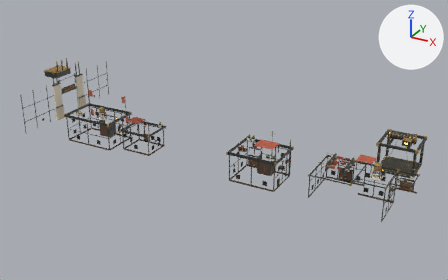
The glTF model godot/assets/kit/town/lower_set.glb, before and after one commit.
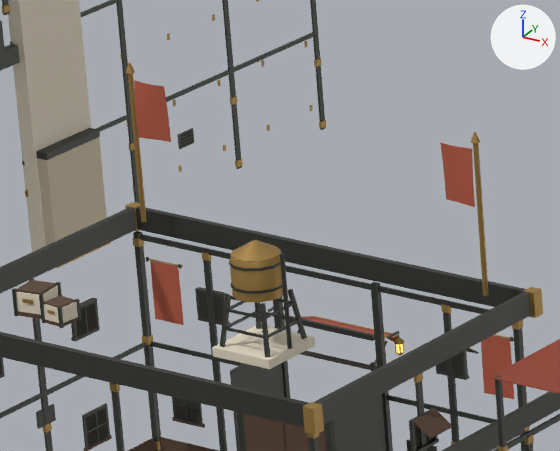
There are two pictures of each version: one whole from a 50 mm camera at (67.0, -114.4, 59.1) aimed at (4.3, -0.5, 2.2), one close up on the part from 17% to 30% of the width and 29% to 46% of the height. The axes (+X, +Y, +Z) are drawn at upper right. The lights are the same throughout. The first two pictures are the older version. Vertices at exactly the same position are counted once.

Objects in the first close-up: 'lower_set'.
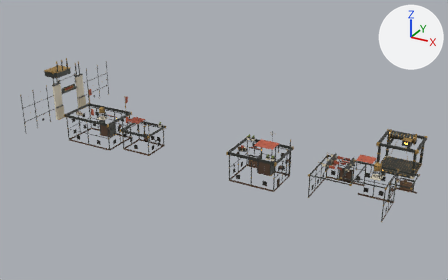
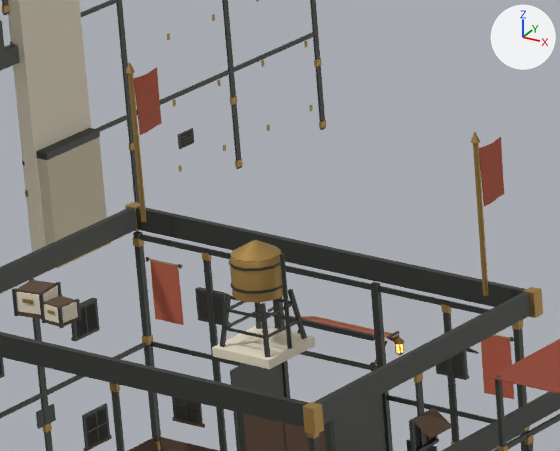
Where the change shows, as pixel boxes (x1, y1, x2, y2) in the close-ups (560 x 451 px; the box of a moved part takes in the faces that stretch with it):
```json
{"part": 1, "of": "me_lower_set", "change": "moved or reshaped", "before": [134, 80, 475, 207], "after": [133, 67, 504, 206]}
```

The change, as JSON lines over the scene's bpy script:
```json
{"block": "me_lower_set", "where": "me_lower_set.from_pydata(...)  # 13042 vertices, 21556 faces; spans x -47.1..48.2, y -16.0..16.0, z 0.0..14.4"}
{"block": "me_lower_set", "where": "# used by ob_lower_set; location = (0.0, 0.0, 0.0)"}
{"block": "me_lower_set", "change": "me_lower_set part 1: 80 of 13042 vertices moved; they spanned x -29.3..-18.7, y -6.5..-6.3, z 8.9..10.4 and now span x -29.5..-18.5, y -6.3..-5.3, z 8.9..10.4; mean shift (0.0, 0.6, 0.0); largest move (-28.3, -6.4, 8.9) -> (-29.5, -5.4, 8.9)"}
```
